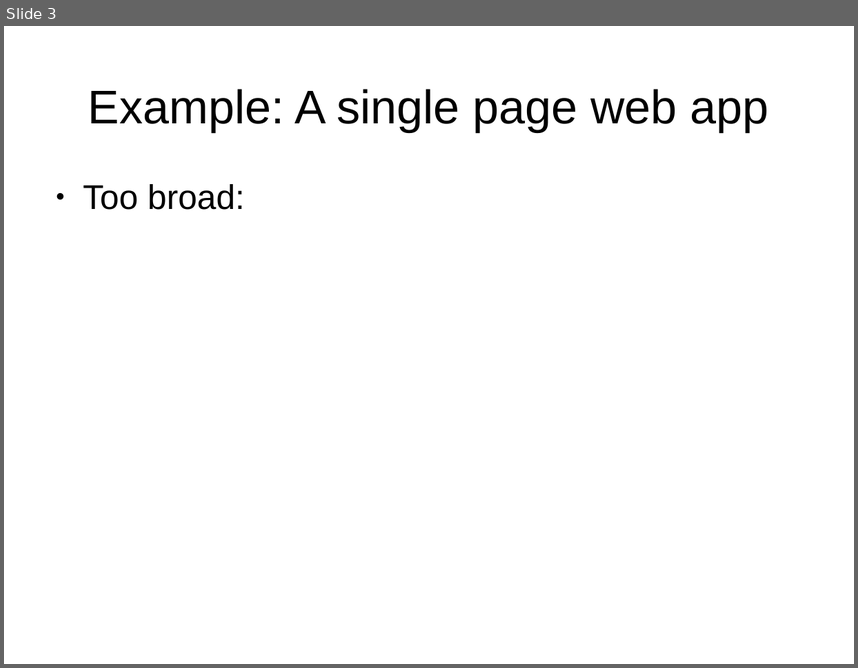
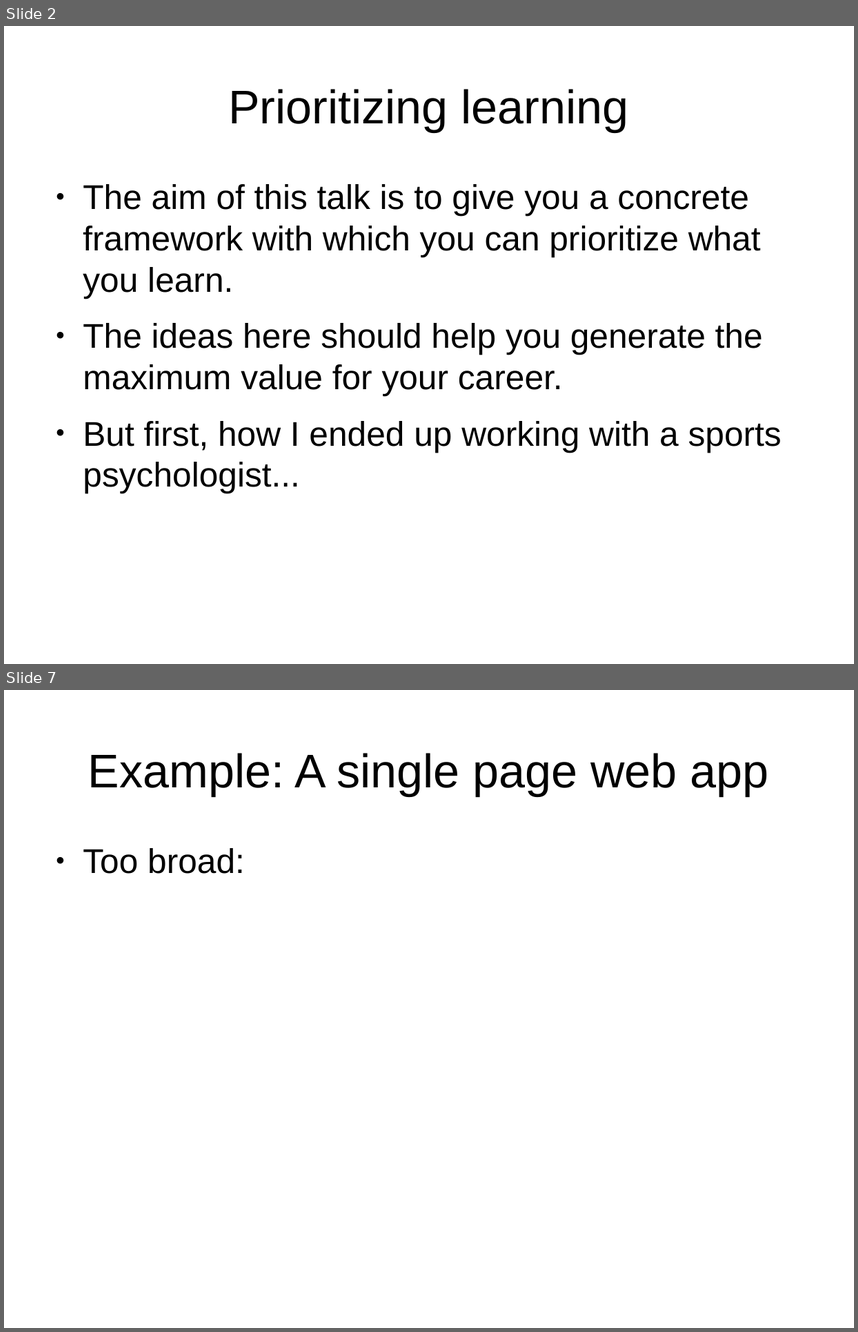
Before and after one commit to shuttle1987/CompCon2016, a slide deck: Slides.odp. Shown one above the other, each under a label of ours: slide 3 before the commit, slides 2 and 7 after it; the slides between them are not shown. The pictures are 858x668 and 858x1332 pixels, drawn with LibreOffice and Linux fonts; fonts in the diff are those of the drawing. Boxes give left, top, right and bottom in pixels: in the first picture for what was removed or moved away, otherwise in the second. Text is boxed around its words. In the diff, an @@ line names an element or a change of style, - is before the commit and + after.

```diff
--- a/Slides.odp
+++ b/Slides.odp
@@ slide 2 added at (4, 26, 854, 664), background #FFFFFF @@
@@ title added at (228, 89, 629, 132), 44 pt, text #000000 @@
+Prioritizing learning
@@ text added at (83, 184, 782, 493), 32 pt, text #000000 @@
+● The aim of this talk is to give you a concrete framework with which you can prioritize what you learn.
+● The ideas here should help you generate the maximum value for your career.
+● But first, how I ended up working with a sports psychologist...
@@ what was slide 3 is now slide 7 @@
```
Also in this commit, not shown: 3 slides changed, 7 other slides added.
